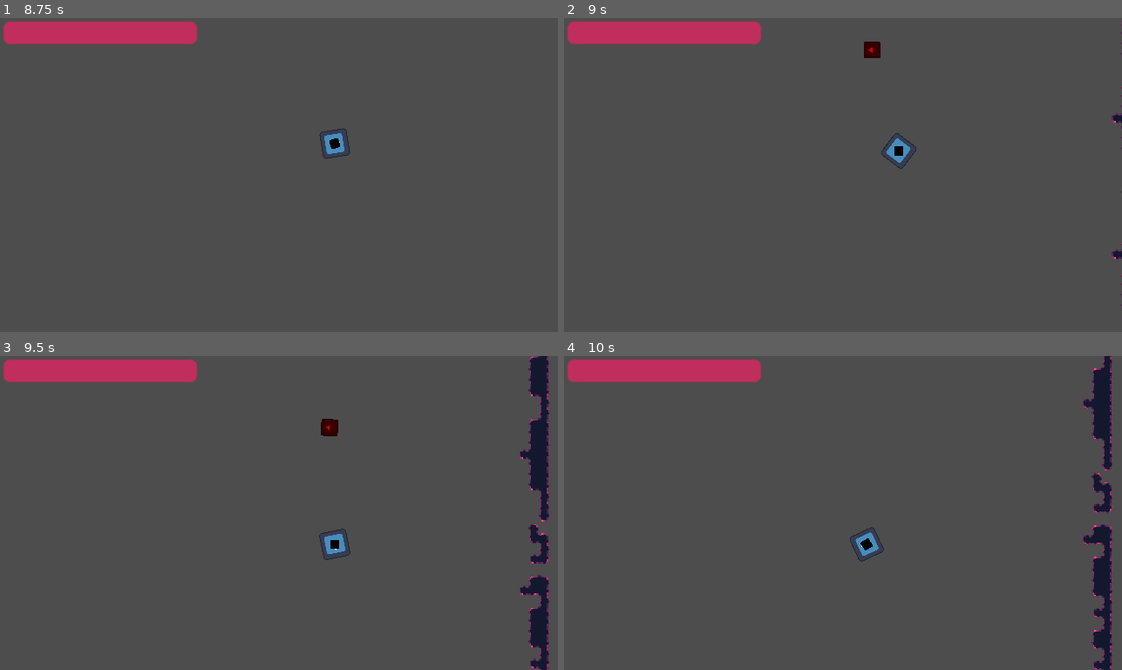
Above: before the commit, frames 1-4 (two rows, left to right).
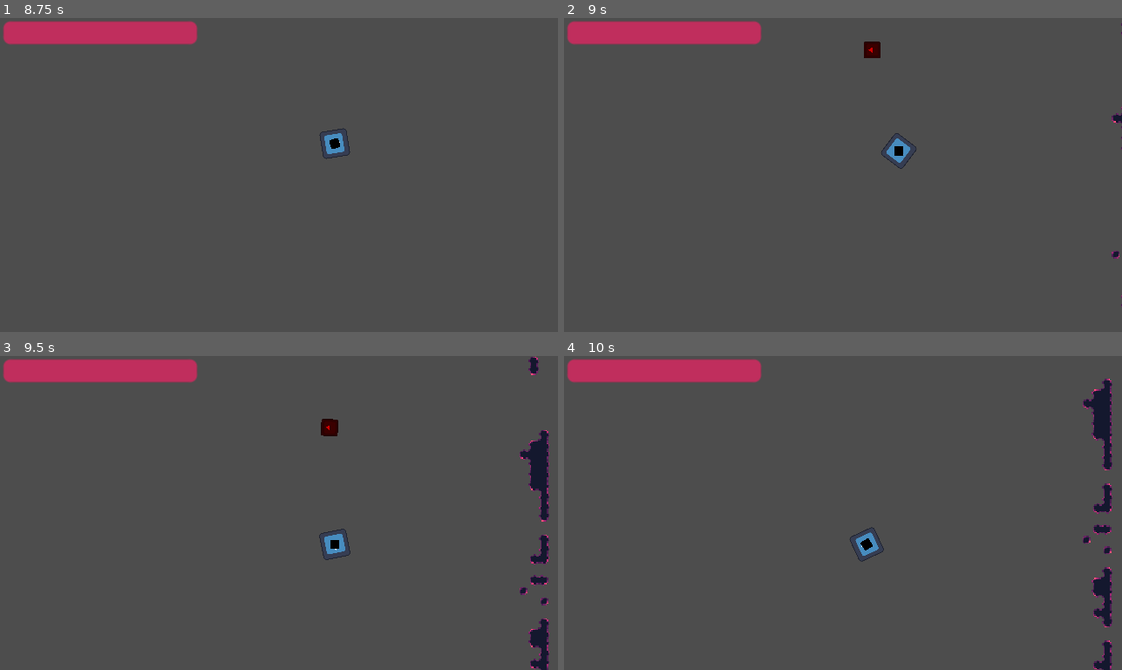
Above: after the commit, the same moments.

Repository: SylmarDev/Its-Spreading
Game: Godot game, scene res://Scenes/MainMenu.tscn
Two runs of this game, one before a commit and one after it. Both use one fixed random seed, a clock stepped at 60 frames per second and the inputs below. The engine's default icon, where the game draws it, is replaced by a stand-in: a white triangle on a blue panel in a dark square.
Inputs (mouse positions are in pixels of both pictures, inside the frame that each line leads up to):
- Up to frame 1 (8.75 s): click "Start" at 0.5 s; tap Enter at 1.25 s; move the mouse to (401, 159) at 1.27 s; press the mouse at (401, 159) at 1.28 s; hold D (right) 1.28-2.03 s; move the mouse to (167, 190) at 2.02 s; release the mouse at (167, 190) at 2.03 s; hold S (down) 2.03-2.78 s; click (167, 190) at 2.1 s; move the mouse to (334, 105) at 2.77 s; press the mouse at (334, 105) at 2.78 s; hold D (right) 2.78-3.53 s; move the mouse to (251, 237) at 3.52 s; release the mouse at (251, 237) at 3.53 s; hold W (up) 3.53-4.28 s; click (251, 237) at 3.6 s; move the mouse to (446, 222) at 4.27 s; press the mouse at (446, 222) at 4.28 s; hold A (left) 4.28-5.78 s; move the mouse to (111, 127) at 5.02 s; release the mouse at (111, 127) at 5.03 s; click (111, 127) at 5.1 s; tap Space at 5.75 s; move the mouse to (306, 175) at 5.77 s; press the mouse at (306, 175) at 5.78 s; hold S (down) 5.78-6.53 s; move the mouse to (195, 96) at 6.52 s; release the mouse at (195, 96) at 6.53 s; hold D (right) 6.53-7.28 s; click (195, 96) at 6.6 s; move the mouse to (401, 159) at 7.27 s; press the mouse at (401, 159) at 7.28 s; hold W (up) 7.28-8.03 s; move the mouse to (167, 190) at 8.02 s; release the mouse at (167, 190) at 8.03 s; hold D (right) from 8.03 s (still down); click (167, 190) at 8.1 s
- Up to frame 2 (9 s): move the mouse to (898, 105) at 8.77 s; release D (right) at 8.78 s; press the mouse at (898, 105) at 8.78 s; hold S (down) from 8.78 s (still down)
- Up to frame 3 (9.5 s): keep holding S (down)
- Up to frame 4 (10 s): move the mouse to (815, 575) at 9.52 s; release S (down) at 9.53 s; release the mouse at (815, 575) at 9.53 s; hold A (left) from 9.53 s (still down); click (815, 575) at 9.6 s

Frame 1 is identical in both runs. In frame 2, less than 0.1% of the frame differs, in the area x 98-100%, y 1-90%; in frame 3, 1.3%, in the area x 93-99%, y 0-100%; in frame 4, 1.1%.

Commit message:
Fixed offset

Diff:
--- a/Scenes/RotTileMap.gd
+++ b/Scenes/RotTileMap.gd
@@ -2,8 +2,8 @@
 class_name RotTileMap
 
 func hitBy(body):
-	var surrounding = get_surrounding_cells(local_to_map(body.position))
-	erase_cell(0, local_to_map(body.position))
+	var surrounding = get_surrounding_cells(local_to_map(body.position + Vector2(388, 388)))
+	erase_cell(0, local_to_map(body.position + Vector2(388, 388)))
 	for pos in surrounding:
 		erase_cell(0, pos)
 		for pos_2 in get_surrounding_cells(pos):
Not shown: 1 places in Scenes/Map.tscn that only renumber resources
